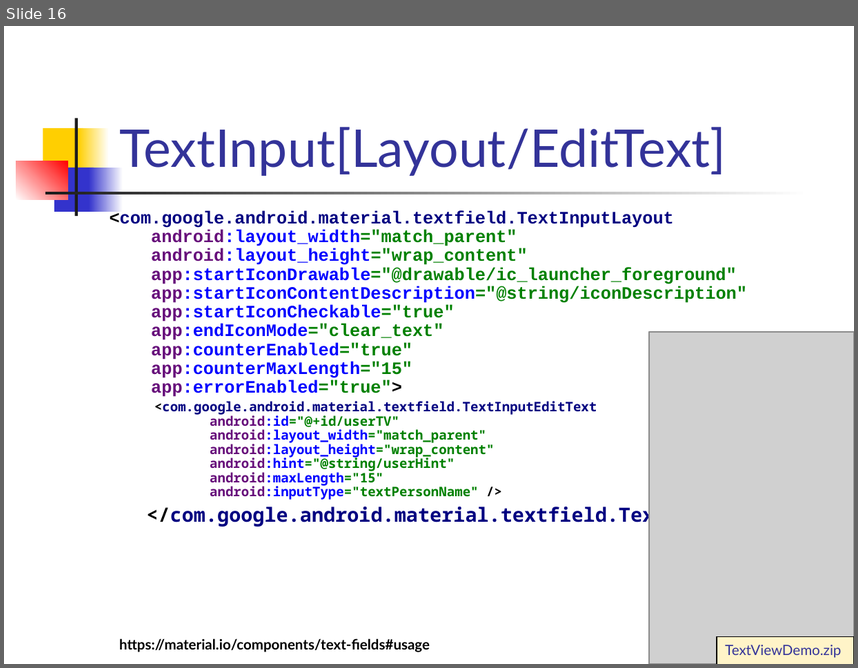
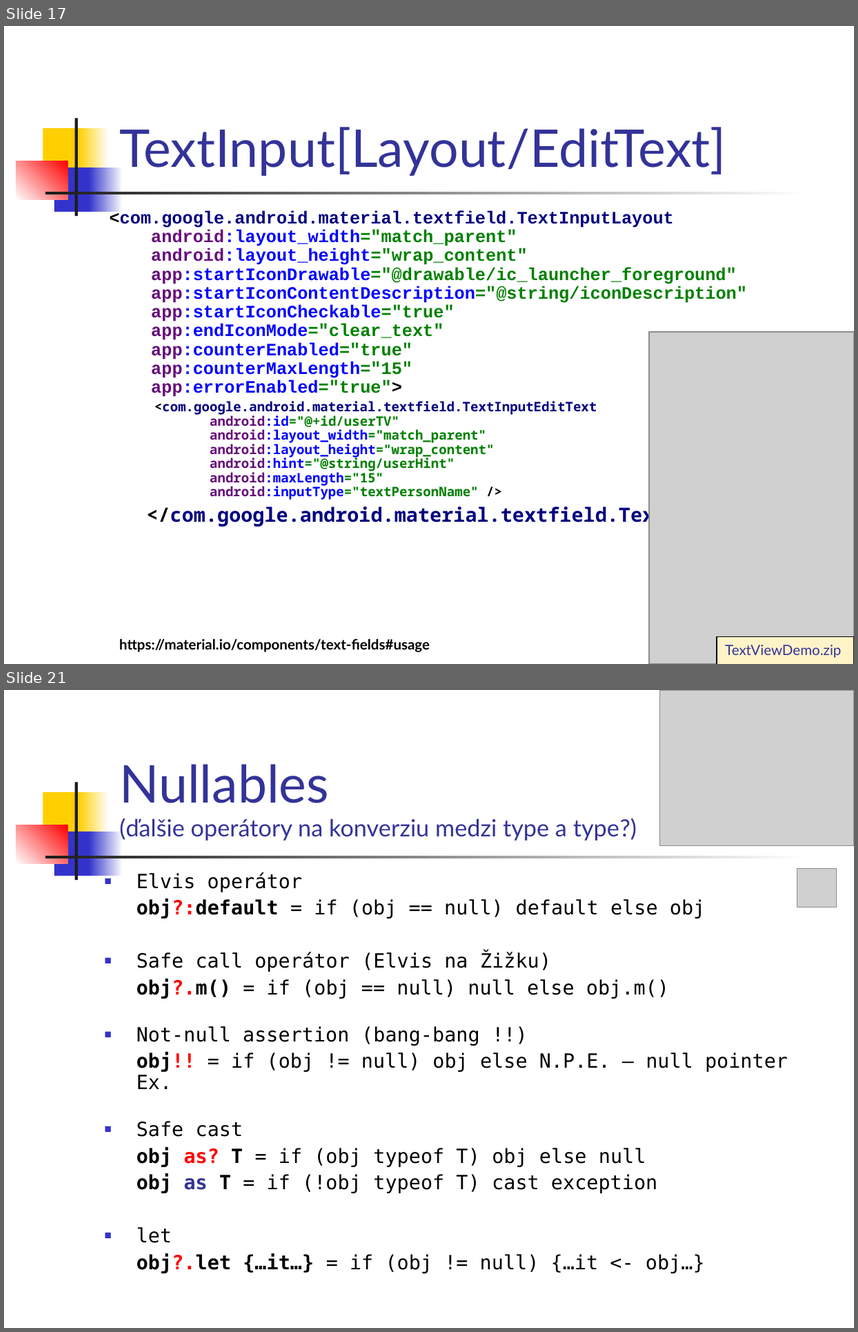
Before and after one commit to vmandro/Prednasky, a slide deck: 03/03_Android.ppt. Shown one above the other, each under a label of ours: slide 16 before the commit, slides 17 and 21 after it; the slides between them are not shown. The pictures are 858x668 and 858x1332 pixels, drawn with LibreOffice and Linux fonts; fonts in the diff are those of the drawing; grey boxes stand for pictures. Boxes give left, top, right and bottom in pixels: in the first picture for what was removed or moved away, otherwise in the second. Text is boxed around its words. In the diff, an @@ line names an element or a change of style, - is before the commit and + after.

```diff
--- a/03/03_Android.ppt
+++ b/03/03_Android.ppt
@@ slide 21 added at [4, 690, 854, 1328], background #FFFFFF; not listed: 7 template elements that a slide beside it also shows @@
@@ picture added at [660, 690, 854, 845] @@
@@ title added at [119, 764, 637, 840], 20 pt, text #333399 @@
+Nullables
+(ďalšie operátory na konverziu medzi type a type?)
@@ text added at [136, 872, 788, 1273], 16.6 pt, text #000000 @@
+■ Elvis operátor
+obj?:default = if (obj == null) default else obj
+■ Safe call operátor (Elvis na Žižku)
+obj?.m() = if (obj == null) null else obj.m()
+■ Not-null assertion (bang-bang !!)
+obj!! = if (obj != null) obj else N.P.E. – null pointer Ex.
+■ Safe cast
+obj as? T = if (obj typeof T) obj else null
+obj as T = if (!obj typeof T) cast exception
+■ let
+obj?.let {…it…} = if (obj != null) {…it <- obj…}
@@ picture added at [797, 869, 836, 907] @@
@@ what was slide 16 is now slide 17 @@
```
Also in this commit, not shown: 12 slides changed, 5 other slides added, 2 slides removed, 5 other files.
